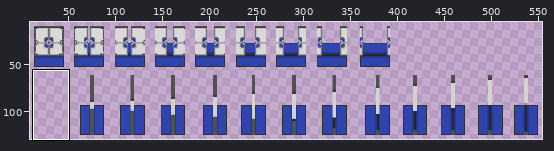
One commit to this sprite sheet: Assets/Sprites/Sprite_Level_Design/Sprite_Door/Blue_Doors.png. Above, an overview of the earlier version with the close-up marked.
Close-up. Before:
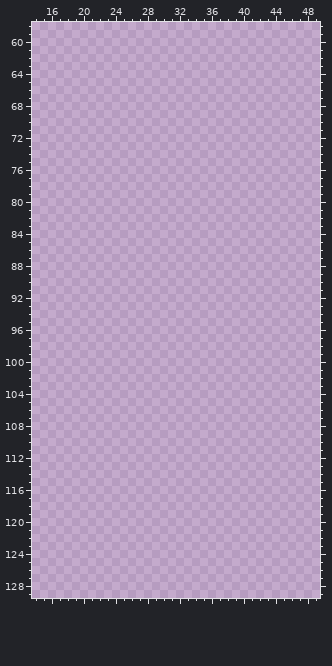
The file is 512x135 pixels. Colours within 5 levels of each other are drawn and written as one. Shown: x 14..49, y 58..129. The old version is drawn lined up with the new one. The wide view leaves out empty margins.
And afterwards:
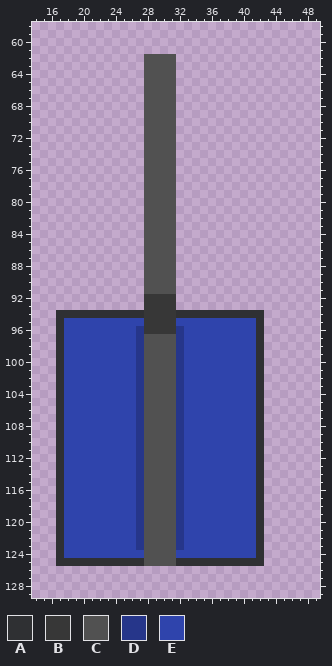
Palette (. is transparent): A #2f3033  B #373737  C #515151  D #26368a  E #2f44ac
Edits made:
canvas 512x135 -> 579x135; drawings rearranged on the sheet (the old picture shows each at its new place)
The author put colour A in row 94 at x 17 to 27 and 32 to 42; in rows 95 to 124 at x 17 and 42; in row 125 at x 17 to 27 and 32 to 42.
The author put colour B in rows 92 to 96 at x 28 to 31.
The author put colour C in rows 62 to 91 at x 28 to 31; in rows 97 to 125 at x 28 to 31.
The author put colour D in rows 96 to 123 at x 27 and 32.
The author put colour E in row 95 at x 18 to 27 and 32 to 41; in rows 96 to 123 at x 18 to 26 and 33 to 41; in row 124 at x 18 to 27 and 32 to 41.
